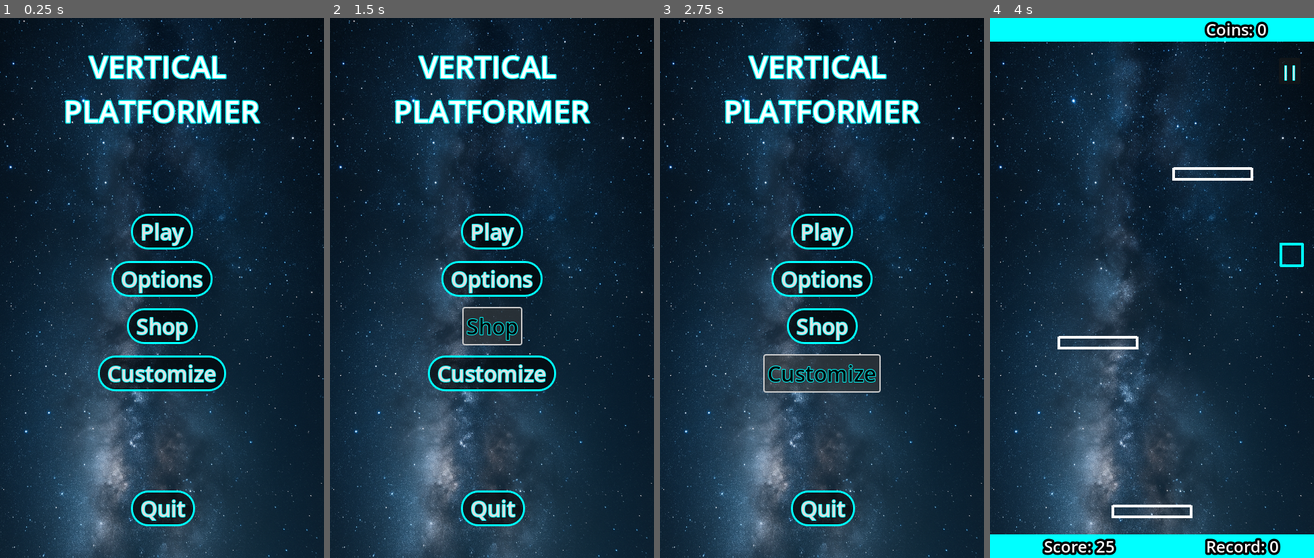
Above: before the commit, frames 1-4 (left to right).
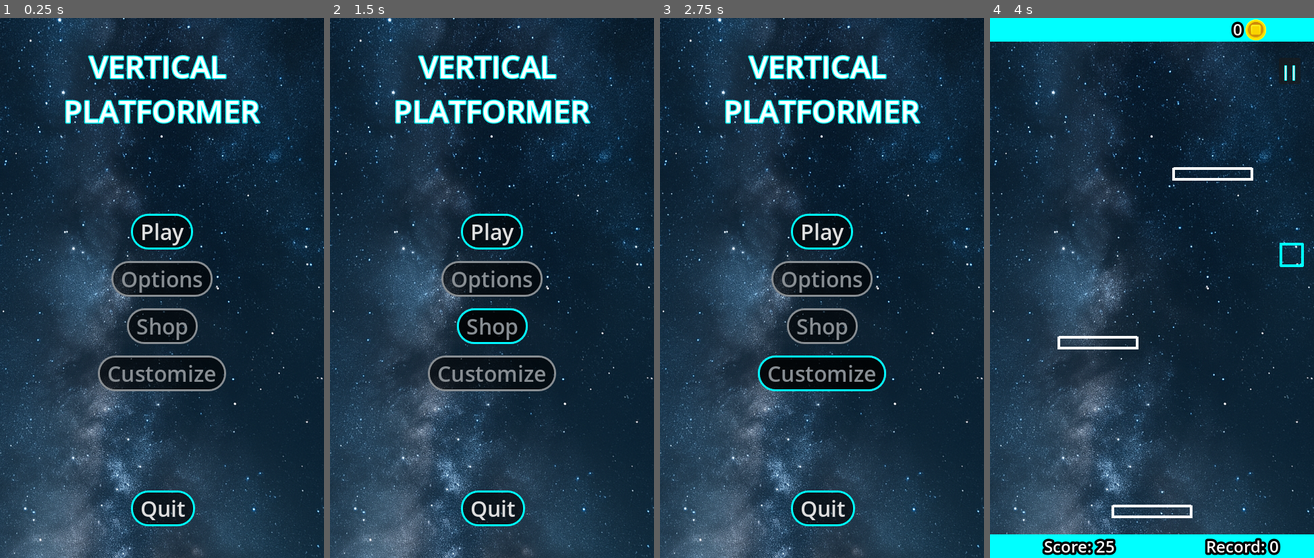
Above: after the commit, the same moments.

Repository: AlessandroDarie/VerticalPlatformer
Game: Godot game, scene res://main_menu.tscn
Same seed, same stepped clock (60 frames per second), same inputs: the game is played once before the commit and once after it.
Inputs (mouse positions are in pixels of both pictures, inside the frame that each line leads up to):
- Up to frame 1 (0.25 s): no input
- Up to frame 2 (1.5 s): click (492, 277) at 0.5 s, where only the run before the commit has a clickable "Options"; click (492, 325) at 1.25 s, where only the run before the commit has a clickable "Shop"
- Up to frame 3 (2.75 s): click (822, 374) at 2 s, where only the run before the commit has a clickable "Customize"
- Up to frame 4 (4 s): click "Play" at 2.75 s; move the mouse to (1223, 261) at 3.52 s; hold Right (ui_right) from 3.53 s (still down); click (1223, 261) at 3.67 s

The runs differ from the first frame. In frame 1, 27% of the frame differs, in the area x 0-100%, y 0-100%; in frame 2, 28%; in frame 3, 29%; in frame 4, 23%.

Commit message:
Refactor buttons: implemented ButtonBase scene and inherited all UI buttons

Diff:
--- /dev/null
+++ b/ButtonBase.gd
@@ -0,0 +1,5 @@
+extends Button
+
+func _ready():
+	if text == "Base":
+		text = "BASE BUTTON"
--- /dev/null
+++ b/ButtonBase.tscn
@@ -0,0 +1,106 @@
+[gd_scene load_steps=8 format=3 uid="uid://bomld5pc5iw4l"]
+
+[ext_resource type="Script" uid="uid://kktp2uc2e1f8" path="res://ButtonBase.gd" id="1_jl6wr"]
+
+[sub_resource type="StyleBoxFlat" id="StyleBoxFlat_r2bq4"]
+bg_color = Color(0, 0, 0, 0.611765)
+border_width_left = 3
+border_width_top = 3
+border_width_right = 3
+border_width_bottom = 3
+border_color = Color(0, 0.960784, 1, 1)
+corner_radius_top_left = 25
+corner_radius_top_right = 25
+corner_radius_bottom_right = 25
+corner_radius_bottom_left = 25
+expand_margin_left = 10.0
+expand_margin_right = 10.0
+
+[sub_resource type="StyleBoxFlat" id="StyleBoxFlat_qfg43"]
+bg_color = Color(0, 0, 0, 0.611765)
+border_width_left = 3
+border_width_top = 3
+border_width_right = 3
+border_width_bottom = 3
+border_color = Color(0.533333, 0.556863, 0.576471, 1)
+corner_radius_top_left = 25
+corner_radius_top_right = 25
+corner_radius_bottom_right = 25
+corner_radius_bottom_left = 25
+expand_margin_left = 10.0
+expand_margin_right = 10.0
+
+[sub_resource type="StyleBoxFlat" id="StyleBoxFlat_klqs8"]
+bg_color = Color(1, 1, 1, 1)
+border_width_left = 3
+border_width_top = 3
+border_width_right = 3
+border_width_bottom = 3
+border_color = Color(1, 1, 1, 1)
+corner_radius_top_left = 25
+corner_radius_top_right = 25
+corner_radius_bottom_right = 25
+corner_radius_bottom_left = 25
+expand_margin_left = 10.0
+expand_margin_right = 10.0
+
+[sub_resource type="StyleBoxFlat" id="StyleBoxFlat_56wj7"]
+bg_color = Color(0, 0, 0, 1)
+border_width_left = 3
+border_width_top = 3
+border_width_right = 3
+border_width_bottom = 3
+border_color = Color(0, 1, 1, 1)
+corner_radius_top_left = 25
+corner_radius_top_right = 25
+corner_radius_bottom_right = 25
+corner_radius_bottom_left = 25
+expand_margin_left = 10.0
+expand_margin_right = 10.0
+
+[sub_resource type="StyleBoxFlat" id="StyleBoxFlat_lnqqj"]
+bg_color = Color(0, 0, 0, 1)
+border_width_left = 3
+border_width_top = 3
+border_width_right = 3
+border_width_bottom = 3
+border_color = Color(0, 1, 1, 1)
+corner_radius_top_left = 25
+corner_radius_top_right = 25
+corner_radius_bottom_right = 25
+corner_radius_bottom_left = 25
+expand_margin_left = 10.0
+expand_margin_right = 10.0
+
+[sub_resource type="StyleBoxFlat" id="StyleBoxFlat_jl6wr"]
+bg_color = Color(0, 0, 0, 0.611765)
+border_width_left = 3
+border_width_top = 3
+border_width_right = 3
+border_width_bottom = 3
+border_color = Color(0, 1, 1, 1)
+corner_radius_top_left = 25
+corner_radius_top_right = 25
+corner_radius_bottom_right = 25
+corner_radius_bottom_left = 25
+expand_margin_left = 10.0
+expand_margin_right = 10.0
+
+[node name="Button" type="Button"]
+offset_right = 8.0
+offset_bottom = 8.0
+theme_override_colors/font_disabled_color = Color(0.533215, 0.55697, 0.576776, 1)
+theme_override_colors/font_hover_pressed_color = Color(0, 0, 0, 1)
+theme_override_colors/font_hover_color = Color(0, 1, 1, 1)
+theme_override_colors/font_focus_color = Color(0, 1, 1, 1)
+theme_override_colors/font_pressed_color = Color(0, 1, 1, 1)
+theme_override_font_sizes/font_size = 32
+theme_override_styles/focus = SubResource("StyleBoxFlat_r2bq4")
+theme_override_styles/disabled = SubResource("StyleBoxFlat_qfg43")
+theme_override_styles/hover_pressed = SubResource("StyleBoxFlat_klqs8")
+theme_override_styles/hover = SubResource("StyleBoxFlat_56wj7")
+theme_override_styles/pressed = SubResource("StyleBoxFlat_lnqqj")
+theme_override_styles/normal = SubResource("StyleBoxFlat_jl6wr")
+text = "Base
+"
+script = ExtResource("1_jl6wr")
--- a/Coin.tscn
+++ b/Coin.tscn
@@ -1,7 +1,7 @@
 [gd_scene load_steps=4 format=3 uid="uid://do07iv763nvvs"]
 
 [ext_resource type="Script" uid="uid://cerfj5n7jpata" path="res://Coin.gd" id="1_h5dih"]
-[ext_resource type="Texture2D" uid="uid://cdmfgh7d6ja4j" path="res://assets/coins/coin.png" id="2_ou7jl"]
+[ext_resource type="Texture2D" uid="uid://cfole3wtc4lg5" path="res://assets/coins/coin_128x128.png" id="2_ou7jl"]
 
 [sub_resource type="CircleShape2D" id="CircleShape2D_ou7jl"]
 radius = 28.0
@@ -10,7 +10,7 @@
 script = ExtResource("1_h5dih")
 
 [node name="Sprite2D" type="Sprite2D" parent="."]
-scale = Vector2(0.08, 0.08)
+scale = Vector2(0.7, 0.7)
 texture = ExtResource("2_ou7jl")
 
 [node name="CollisionShape2D" type="CollisionShape2D" parent="."]
--- a/MainMenu.gd
+++ b/MainMenu.gd
@@ -4,5 +4,9 @@
 	get_tree().change_scene_to_file("res://main.tscn")
 
 
-func _on_button__quit_pressed():
+func _on_button_quit_pressed():
 	get_tree().quit()
+
+
+func _on_button_play_pressed():
+	get_tree().change_scene_to_file("res://main.tscn")
--- a/ScoreUI.gd
+++ b/ScoreUI.gd
@@ -31,7 +31,7 @@
 
 	var main = get_tree().get_root().get_node("Main")
 	if main:
-		$CoinsTotalLabel.text = "Coins: " + str(coins_total)
+		$CoinsTotalLabel.text = "" + str(coins_total)
 
 func load_highscore():
 	if FileAccess.file_exists("user://highscore.save"):
--- a/main.tscn
+++ b/main.tscn
@@ -1,100 +1,18 @@
-[gd_scene load_steps=19 format=3 uid="uid://v17qnto7eq0a"]
+[gd_scene load_steps=15 format=3 uid="uid://v17qnto7eq0a"]
 
 [ext_resource type="Script" uid="uid://f60rhp1xlcms" path="res://Player.gd" id="1_0xm2m"]
 [ext_resource type="Script" uid="uid://cyerfyutemcel" path="res://Main.gd" id="1_272bh"]
 [ext_resource type="PackedScene" uid="uid://broxr77ido4dd" path="res://platform.tscn" id="1_ig7tw"]
 [ext_resource type="Script" uid="uid://d3at17lolgq02" path="res://PauseUI.gd" id="3_4c57u"]
 [ext_resource type="Script" uid="uid://c820bxiyng5cg" path="res://PlatformSpawner.gd" id="3_h2yge"]
+[ext_resource type="PackedScene" uid="uid://bomld5pc5iw4l" path="res://ButtonBase.tscn" id="3_ycdy4"]
 [ext_resource type="PackedScene" uid="uid://dgw8otnktig05" path="res://laser.tscn" id="5_7mycd"]
+[ext_resource type="Texture2D" uid="uid://cfole3wtc4lg5" path="res://assets/coins/coin_128x128.png" id="5_dg77c"]
 [ext_resource type="PackedScene" uid="uid://do07iv763nvvs" path="res://Coin.tscn" id="5_kek77"]
 [ext_resource type="PackedScene" uid="uid://b7k2hnvmdsqu" path="res://BasePlatform.tscn" id="5_lquwl"]
 [ext_resource type="Script" uid="uid://daa2yw6bsmv01" path="res://GameOverUI.gd" id="6_7mycd"]
 [ext_resource type="Script" uid="uid://dxxk5npo78jqx" path="res://ScoreUI.gd" id="8_5vw27"]
 [ext_resource type="Texture2D" uid="uid://wo5whln2yknq" path="res://assets/background/background3.png" id="11_efxa6"]
-
-[sub_resource type="StyleBoxFlat" id="StyleBoxFlat_efxa6"]
-bg_color = Color(0, 0, 0, 0.521569)
-border_width_left = 6
-border_width_top = 6
-border_width_right = 6
-border_width_bottom = 6
-border_color = Color(0, 1, 1, 1)
-corner_radius_top_left = 25
-corner_radius_top_right = 25
-corner_radius_bottom_right = 25
-corner_radius_bottom_left = 25
-expand_margin_left = 10.0
-expand_margin_right = 10.0
-
-[sub_resource type="StyleBoxFlat" id="StyleBoxFlat_dg77c"]
-bg_color = Color(0, 0, 0, 0.521569)
-border_width_left = 6
-border_width_top = 6
-border_width_right = 6
-border_width_bottom = 6
-border_color = Color(0, 1, 1, 1)
-corner_radius_top_left = 25
-corner_radius_top_right = 25
-corner_radius_bottom_right = 25
-corner_radius_bottom_left = 25
-expand_margin_left = 10.0
-expand_margin_right = 10.0
-
-[sub_resource type="StyleBoxFlat" id="StyleBoxFlat_ycdy4"]
-bg_color = Color(0, 0, 0, 0.6)
-border_width_left = 6
-border_width_top = 6
-border_width_right = 6
-border_width_bottom = 6
-border_color = Color(0, 1, 1, 1)
-corner_radius_top_left = 25
-corner_radius_top_right = 25
-corner_radius_bottom_right = 25
-corner_radius_bottom_left = 25
-expand_margin_left = 10.0
-expand_margin_right = 10.0
-
-[sub_resource type="StyleBoxFlat" id="StyleBoxFlat_w48qg"]
-bg_color = Color(0, 0, 0, 0.6)
-border_width_left = 6
-border_width_top = 6
-border_width_right = 6
-border_width_bottom = 6
-border_color = Color(0, 1, 1, 1)
-corner_radius_top_left = 25
-corner_radius_top_right = 25
-corner_radius_bottom_right = 25
-corner_radius_bottom_left = 25
-expand_margin_left = 10.0
-expand_margin_right = 10.0
-
-[sub_resource type="StyleBoxFlat" id="StyleBoxFlat_vivmo"]
-bg_color = Color(0, 0, 0, 0.6)
-border_width_left = 6
-border_width_top = 6
-border_width_right = 6
-border_width_bottom = 6
-border_color = Color(0, 1, 1, 1)
-corner_radius_top_left = 25
-corner_radius_top_right = 25
-corner_radius_bottom_right = 25
-corner_radius_bottom_left = 25
-expand_margin_left = 10.0
-expand_margin_right = 10.0
-
-[sub_resource type="StyleBoxFlat" id="StyleBoxFlat_2cqfq"]
-bg_color = Color(0, 0, 0, 0.6)
-border_width_left = 6
-border_width_top = 6
-border_width_right = 6
-border_width_bottom = 6
-border_color = Color(0, 1, 1, 1)
-corner_radius_top_left = 25
-corner_radius_top_right = 25
-corner_radius_bottom_right = 25
-corner_radius_bottom_left = 25
-expand_margin_left = 10.0
-expand_margin_right = 10.0
 
 [sub_resource type="RectangleShape2D" id="RectangleShape2D_7dm0k"]
 size = Vector2(32, 32)
@@ -121,43 +39,21 @@
 text = "Game Over"
 horizontal_alignment = 1
 
-[node name="Button (Restart)" type="Button" parent="GameOverUI"]
-anchors_preset = 7
-anchor_left = 0.5
-anchor_top = 1.0
-anchor_right = 0.5
-anchor_bottom = 1.0
-offset_left = -183.0
-offset_top = -113.0
-offset_right = -57.0
-offset_bottom = -60.0
-grow_horizontal = 2
-grow_vertical = 0
-theme_override_colors/font_hover_color = Color(0, 0, 0, 1)
-theme_override_colors/font_outline_color = Color(0, 1, 1, 1)
-theme_override_constants/outline_size = 4
-theme_override_font_sizes/font_size = 32
-theme_override_styles/normal = SubResource("StyleBoxFlat_efxa6")
-text = "Restart"
-
-[node name="Button (Menu)" type="Button" parent="GameOverUI"]
-anchors_preset = 7
-anchor_left = 0.5
-anchor_top = 1.0
-anchor_right = 0.5
-anchor_bottom = 1.0
+[node name="Button_Restart" parent="GameOverUI" instance=ExtResource("3_ycdy4")]
 offset_left = 57.0
-offset_top = -113.0
+offset_top = 683.0
 offset_right = 183.0
-offset_bottom = -60.0
-grow_horizontal = 2
-grow_vertical = 0
-theme_override_colors/font_hover_color = Color(0, 0, 0, 1)
-theme_override_colors/font_outline_color = Color(0, 1, 1, 1)
-theme_override_constants/outline_size = 4
-theme_override_font_sizes/font_size = 32
-theme_override_styles/normal = SubResource("StyleBoxFlat_dg77c")
-text = "Menu"
+offset_bottom = 740.0
+text = "Restart
+"
+
+[node name="Button_Menu" parent="GameOverUI" instance=ExtResource("3_ycdy4")]
+offset_left = 297.0
+offset_top = 683.0
+offset_right = 423.0
+offset_bottom = 740.0
+text = "Menu
+"
 
 [node name="PauseUI" type="CanvasLayer" parent="."]
 process_mode = 2
@@ -179,79 +75,38 @@
 text = "Paused"
 horizontal_alignment = 1
 
-[node name="Button (Continue)" type="Button" parent="PauseUI"]
-anchors_preset = 7
-anchor_left = 0.5
-anchor_top = 1.0
-anchor_right = 0.5
-anchor_bottom = 1.0
-offset_left = -194.5
-offset_top = -186.0
-offset_right = -45.5
-offset_bottom = -133.0
-grow_horizontal = 2
-grow_vertical = 0
-theme_override_colors/font_hover_color = Color(0, 0, 0, 1)
-theme_override_colors/font_outline_color = Color(0, 1, 1, 1)
-theme_override_constants/outline_size = 4
-theme_override_font_sizes/font_size = 32
-theme_override_styles/normal = SubResource("StyleBoxFlat_ycdy4")
-text = "Continue"
-
-[node name="Button (Restart)" type="Button" parent="PauseUI"]
-anchors_preset = 7
-anchor_left = 0.5
-anchor_top = 1.0
-anchor_right = 0.5
-anchor_bottom = 1.0
-offset_left = -194.5
-offset_top = -113.0
-offset_right = -45.5
-offset_bottom = -60.0
-grow_horizontal = 2
-grow_vertical = 0
-theme_override_colors/font_hover_color = Color(0, 0, 0, 1)
-theme_override_colors/font_outline_color = Color(0, 1, 1, 1)
-theme_override_constants/outline_size = 4
-theme_override_font_sizes/font_size = 32
-theme_override_styles/normal = SubResource("StyleBoxFlat_w48qg")
-text = "Restart"
-
-[node name="Button (Options)" type="Button" parent="PauseUI"]
-anchors_preset = 7
-anchor_left = 0.5
-anchor_top = 1.0
-anchor_right = 0.5
-anchor_bottom = 1.0
-offset_left = 45.5
-offset_top = -186.0
-offset_right = 194.5
-offset_bottom = -133.0
-grow_horizontal = 2
-grow_vertical = 0
-theme_override_colors/font_hover_color = Color(0, 0, 0, 1)
-theme_override_colors/font_outline_color = Color(0, 1, 1, 1)
-theme_override_font_sizes/font_size = 32
-theme_override_styles/normal = SubResource("StyleBoxFlat_vivmo")
-text = "Options"
-
-[node name="Button (Menu)" type="Button" parent="PauseUI"]
-anchors_preset = 7
-anchor_left = 0.5
-anchor_top = 1.0
-anchor_right = 0.5
-anchor_bottom = 1.0
-offset_left = 45.5
-offset_top = -113.0
-offset_right = 194.5
-offset_bottom = -60.0
-grow_horizontal = 2
-grow_vertical = 0
-theme_override_colors/font_hover_color = Color(0, 0, 0, 1)
-theme_override_colors/font_outline_color = Color(0, 1, 1, 1)
-theme_override_font_sizes/font_size = 32
-theme_override_styles/normal = SubResource("StyleBoxFlat_2cqfq")
-text = "Menu"
+[node name="Button_Menu" parent="PauseUI" instance=ExtResource("3_ycdy4")]
+offset_left = 283.5
+offset_top = 683.0
+offset_right = 436.5
+offset_bottom = 740.0
+text = "Menu
+"
+
+[node name="Button_Restart" parent="PauseUI" instance=ExtResource("3_ycdy4")]
+offset_left = 43.5
+offset_top = 683.0
+offset_right = 196.5
+offset_bottom = 740.0
+text = "Restart
+"
+
+[node name="Button_Continue" parent="PauseUI" instance=ExtResource("3_ycdy4")]
+offset_left = 43.5
+offset_top = 610.0
+offset_right = 196.5
+offset_bottom = 667.0
+text = "Continue
+"
+
+[node name="Button_Options" parent="PauseUI" instance=ExtResource("3_ycdy4")]
+offset_left = 283.5
+offset_top = 610.0
+offset_right = 436.5
+offset_bottom = 667.0
+disabled = true
+text = "Options
+"
 
 [node name="ScoreUI" type="CanvasLayer" parent="."]
 script = ExtResource("8_5vw27")
@@ -318,15 +173,15 @@
 anchors_preset = 1
 anchor_left = 1.0
 anchor_right = 1.0
-offset_left = -160.0
-offset_right = -6.0
+offset_left = -120.0
+offset_right = -106.0
 offset_bottom = 34.0
 grow_horizontal = 0
 theme_override_colors/font_color = Color(1, 1, 1, 1)
 theme_override_colors/font_outline_color = Color(0, 0, 0, 1)
 theme_override_constants/outline_size = 14
 theme_override_font_sizes/font_size = 24
-text = "Coins: 0"
+text = "0"
 
 [node name="Button (Pause)" type="Button" parent="ScoreUI"]
 anchors_preset = 1
@@ -343,6 +198,11 @@
 theme_override_font_sizes/font_size = 22
 text = "||"
 
+[node name="Sprite2D" type="Sprite2D" parent="ScoreUI"]
+position = Vector2(394, 18)
+scale = Vector2(0.4, 0.4)
+texture = ExtResource("5_dg77c")
+
 [node name="Player" type="CharacterBody2D" parent="."]
 script = ExtResource("1_0xm2m")
 
@@ -395,13 +255,12 @@
 
 [node name="Sprite2D" type="Sprite2D" parent="CanvasLayer"]
 position = Vector2(233, 407)
-scale = Vector2(0.55, 0.55)
 texture = ExtResource("11_efxa6")
 
-[connection signal="pressed" from="GameOverUI/Button (Restart)" to="GameOverUI" method="_on_button_restart_pressed"]
-[connection signal="pressed" from="GameOverUI/Button (Menu)" to="GameOverUI" method="_on_button_menu_pressed"]
-[connection signal="pressed" from="PauseUI/Button (Continue)" to="PauseUI" method="_on_button_continue_pressed"]
-[connection signal="pressed" from="PauseUI/Button (Restart)" to="PauseUI" method="_on_button_restart_pressed"]
-[connection signal="pressed" from="PauseUI/Button (Options)" to="PauseUI" method="_on_button_options_pressed"]
-[connection signal="pressed" from="PauseUI/Button (Menu)" to="PauseUI" method="_on_button_menu_pressed"]
+[connection signal="pressed" from="GameOverUI/Button_Restart" to="GameOverUI" method="_on_button_restart_pressed"]
+[connection signal="pressed" from="GameOverUI/Button_Menu" to="GameOverUI" method="_on_button_menu_pressed"]
+[connection signal="pressed" from="PauseUI/Button_Menu" to="PauseUI" method="_on_button_menu_pressed"]
+[connection signal="pressed" from="PauseUI/Button_Restart" to="PauseUI" method="_on_button_restart_pressed"]
+[connection signal="pressed" from="PauseUI/Button_Continue" to="PauseUI" method="_on_button_continue_pressed"]
+[connection signal="pressed" from="PauseUI/Button_Options" to="PauseUI" method="_on_button_options_pressed"]
 [connection signal="pressed" from="ScoreUI/Button (Pause)" to="." method="_on_button_pause_pressed"]
--- a/main_menu.tscn
+++ b/main_menu.tscn
@@ -1,77 +1,8 @@
-[gd_scene load_steps=8 format=3 uid="uid://da6bc35fhymlu"]
+[gd_scene load_steps=4 format=3 uid="uid://da6bc35fhymlu"]
 
 [ext_resource type="Script" uid="uid://02sccbvhnjhh" path="res://MainMenu.gd" id="1_06t4h"]
 [ext_resource type="Texture2D" uid="uid://wo5whln2yknq" path="res://assets/background/background3.png" id="2_7vrkn"]
-
-[sub_resource type="StyleBoxFlat" id="StyleBoxFlat_7vrkn"]
-bg_color = Color(0, 0, 0, 0.6)
-border_width_left = 3
-border_width_top = 3
-border_width_right = 3
-border_width_bottom = 3
-border_color = Color(0, 1, 1, 1)
-corner_radius_top_left = 25
-corner_radius_top_right = 25
-corner_radius_bottom_right = 25
-corner_radius_bottom_left = 25
-expand_margin_left = 10.0
-expand_margin_right = 10.0
-
-[sub_resource type="StyleBoxFlat" id="StyleBoxFlat_fu7sn"]
-bg_color = Color(0, 0, 0, 0.6)
-border_width_left = 3
-border_width_top = 3
-border_width_right = 3
-border_width_bottom = 3
-border_color = Color(0, 1, 1, 1)
-corner_radius_top_left = 25
-corner_radius_top_right = 25
-corner_radius_bottom_right = 25
-corner_radius_bottom_left = 25
-expand_margin_left = 10.0
-expand_margin_right = 10.0
-
-[sub_resource type="StyleBoxFlat" id="StyleBoxFlat_jix8l"]
-bg_color = Color(0, 0, 0, 0.6)
-border_width_left = 3
-border_width_top = 3
-border_width_right = 3
-border_width_bottom = 3
-border_color = Color(0, 1, 1, 1)
-corner_radius_top_left = 25
-corner_radius_top_right = 25
-corner_radius_bottom_right = 25
-corner_radius_bottom_left = 25
-expand_margin_left = 10.0
-expand_margin_right = 10.0
-
-[sub_resource type="StyleBoxFlat" id="StyleBoxFlat_glbon"]
-bg_color = Color(0, 0, 0, 0.6)
-border_width_left = 3
-border_width_top = 3
-border_width_right = 3
-border_width_bottom = 3
-border_color = Color(0, 1, 1, 1)
-corner_radius_top_left = 25
-corner_radius_top_right = 25
-corner_radius_bottom_right = 25
-corner_radius_bottom_left = 25
-expand_margin_left = 10.0
-expand_margin_right = 10.0
-
-[sub_resource type="StyleBoxFlat" id="StyleBoxFlat_nlkkf"]
-bg_color = Color(0, 0, 0, 0.6)
-border_width_left = 3
-border_width_top = 3
-border_width_right = 3
-border_width_bottom = 3
-border_color = Color(0, 1, 1, 1)
-corner_radius_top_left = 25
-corner_radius_top_right = 25
-corner_radius_bottom_right = 25
-corner_radius_bottom_left = 25
-expand_margin_left = 10.0
-expand_margin_right = 10.0
+[ext_resource type="PackedScene" uid="uid://bomld5pc5iw4l" path="res://ButtonBase.tscn" id="3_fu7sn"]
 
 [node name="MainMenu" type="Control"]
 layout_mode = 3
@@ -94,80 +25,60 @@
 PLATFORMER"
 horizontal_alignment = 1
 
-[node name="Button _Play" type="Button" parent="."]
+[node name="CanvasLayer" type="CanvasLayer" parent="."]
+layer = -100
+
+[node name="Sprite2D" type="Sprite2D" parent="CanvasLayer"]
+position = Vector2(233, 407)
+texture = ExtResource("2_7vrkn")
+
+[node name="Button_Play" parent="." instance=ExtResource("3_fu7sn")]
 layout_mode = 0
 offset_left = 204.0
 offset_top = 290.0
 offset_right = 276.0
 offset_bottom = 343.0
-theme_override_colors/font_hover_color = Color(0, 0, 0, 1)
-theme_override_colors/font_outline_color = Color(0, 1, 1, 1)
-theme_override_constants/outline_size = 4
-theme_override_font_sizes/font_size = 32
-theme_override_styles/normal = SubResource("StyleBoxFlat_7vrkn")
-text = "Play"
+text = "Play
+"
 
-[node name="Button _Options" type="Button" parent="."]
+[node name="Button_Options" parent="." instance=ExtResource("3_fu7sn")]
 layout_mode = 0
 offset_left = 175.0
 offset_top = 360.0
 offset_right = 305.0
 offset_bottom = 413.0
-theme_override_colors/font_hover_color = Color(0, 0, 0, 1)
-theme_override_colors/font_outline_color = Color(0, 1, 1, 1)
-theme_override_constants/outline_size = 4
-theme_override_font_sizes/font_size = 32
-theme_override_styles/normal = SubResource("StyleBoxFlat_fu7sn")
-text = "Options"
+disabled = true
+text = "Options
+"
 
-[node name="Button _Shop" type="Button" parent="."]
+[node name="Button_Shop" parent="." instance=ExtResource("3_fu7sn")]
 layout_mode = 0
 offset_left = 197.5
 offset_top = 430.0
 offset_right = 282.5
 offset_bottom = 483.0
-theme_override_colors/font_hover_color = Color(0, 0, 0, 1)
-theme_override_colors/font_outline_color = Color(0, 1, 1, 1)
-theme_override_constants/outline_size = 4
-theme_override_font_sizes/font_size = 32
-theme_override_styles/normal = SubResource("StyleBoxFlat_jix8l")
+disabled = true
 text = "Shop
 "
 
-[node name="Button _Customize" type="Button" parent="."]
+[node name="Button_Customize" parent="." instance=ExtResource("3_fu7sn")]
 layout_mode = 0
 offset_left = 155.0
 offset_top = 500.0
 offset_right = 325.0
 offset_bottom = 553.0
-theme_override_colors/font_hover_color = Color(0, 0, 0, 1)
-theme_override_colors/font_outline_color = Color(0, 1, 1, 1)
-theme_override_constants/outline_size = 4
-theme_override_font_sizes/font_size = 32
-theme_override_styles/normal = SubResource("StyleBoxFlat_glbon")
-text = "Customize"
+disabled = true
+text = "Customize
+"
 
-[node name="Button _Quit" type="Button" parent="."]
+[node name="Button_Quit" parent="." instance=ExtResource("3_fu7sn")]
 layout_mode = 0
 offset_left = 204.0
 offset_top = 700.0
 offset_right = 279.0
 offset_bottom = 753.0
-theme_override_colors/font_hover_color = Color(0, 0, 0, 1)
-theme_override_colors/font_outline_color = Color(0, 1, 1, 1)
-theme_override_constants/outline_size = 4
-theme_override_font_sizes/font_size = 32
-theme_override_styles/normal = SubResource("StyleBoxFlat_nlkkf")
 text = "Quit
 "
 
-[node name="CanvasLayer" type="CanvasLayer" parent="."]
-layer = -100
-
-[node name="Sprite2D" type="Sprite2D" parent="CanvasLayer"]
-position = Vector2(233, 407)
-scale = Vector2(0.55, 0.55)
-texture = ExtResource("2_7vrkn")
-
-[connection signal="pressed" from="Button _Play" to="." method="_on_button_pressed"]
-[connection signal="pressed" from="Button _Quit" to="." method="_on_button__quit_pressed"]
+[connection signal="pressed" from="Button_Play" to="." method="_on_button_play_pressed"]
+[connection signal="pressed" from="Button_Quit" to="." method="_on_button_quit_pressed"]
Not shown, added: ButtonBase.gd.uid
Binary file removed: assets/background/background.png
Not shown, removed: assets/background/background.png.import
Binary file removed: assets/background/background2.png
Not shown, removed: assets/background/background2.png.import
Binary file removed: assets/coins/coin.png
Not shown, removed: assets/coins/coin.png.import
Binary file added: assets/coins/coin_128x128.png
Not shown, added: assets/coins/coin_128x128.png.import
Binary file removed: assets/player/Player2.png
Not shown, removed: assets/player/Player2.png.import
Binary file removed: assets/player/player 3.png
(and 5 more such lines)
